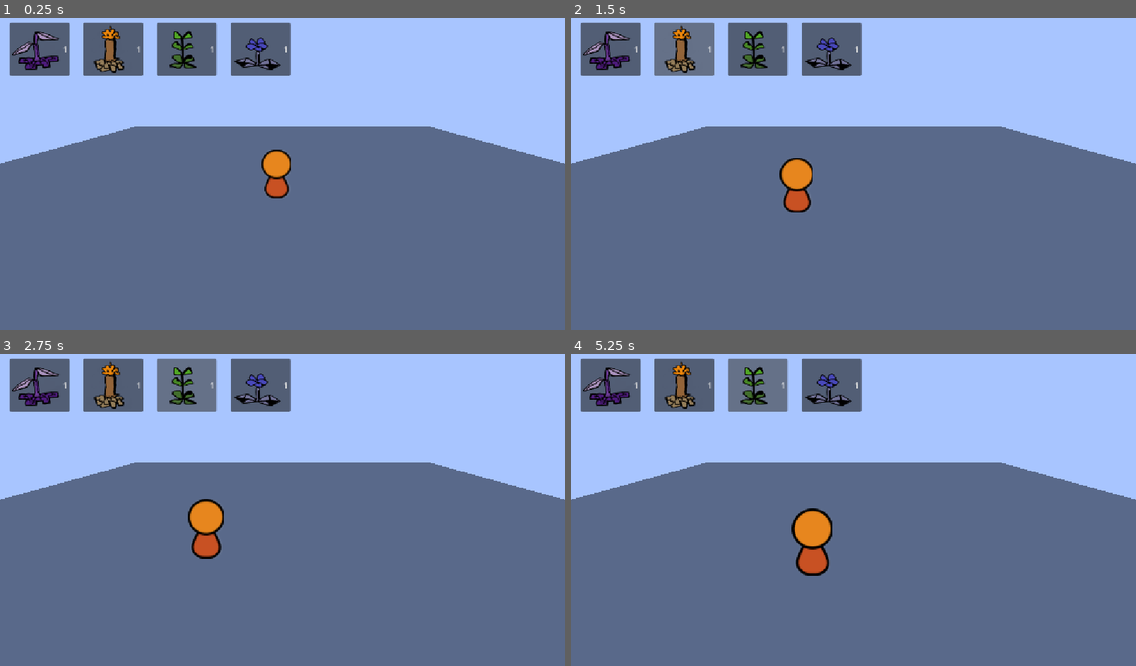
Above: before the commit, frames 1-4 (two rows, left to right).
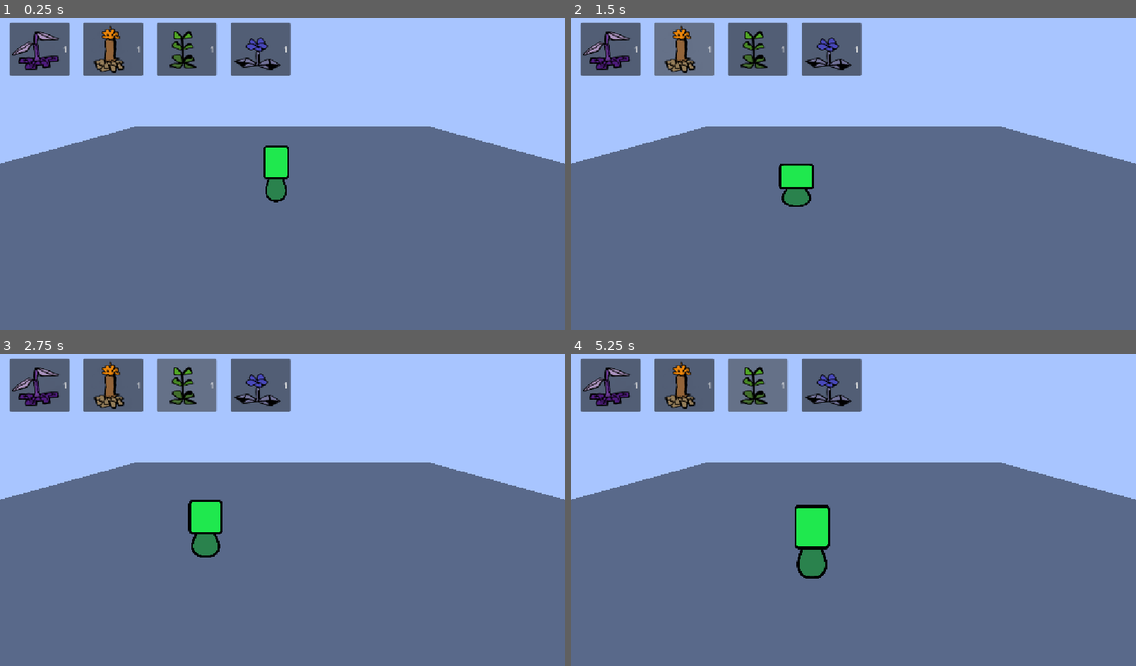
Above: after the commit, the same moments.

Repository: cjj1516/GrowTogether
Game: Godot game, scene res://world/world.tscn
The game is run twice, just before and just after one commit, with the same random seed, the same clock (stepped at 60 frames per second) and the same inputs.
Inputs:
- Up to frame 1 (0.25 s): no input
- Up to frame 2 (1.5 s): click "1" at 0.5 s; click "1" at 1.25 s
- Up to frame 3 (2.75 s): click "1" at 2 s
- Up to frame 4 (5.25 s): click "1" at 2.75 s; click "1" at 3.5 s; click "1" at 4.25 s; click "1" at 5 s

The runs differ from the first frame. In frame 1, 0.8% of the frame differs, in the area x 46-52%, y 40-60%; in frame 2, 0.9%; in frame 3, 1.0%; in frame 4, 1.4%, in the area x 39-47%, y 48-73%.

Commit message:
Initial Squash and Stretch(Will be changing to bones next time)

Diff:
--- a/npcs/NPC.tscn
+++ b/npcs/NPC.tscn
@@ -18,6 +18,8 @@
 texture_green = ExtResource("4_3tsbl")
 texture_blue = ExtResource("5_qposl")
 edge_padding = 70.0
+stretch_amount = 0.2
+bounce_frequency = 12.0
 wander_bounds = Rect2(-5, -5, 10, 10)
 
 [node name="CollisionShape3D" type="CollisionShape3D" parent="." unique_id=1773385299]
--- a/npcs/npc.gd
+++ b/npcs/npc.gd
@@ -16,6 +16,14 @@
 @export var edge_padding: float = 1.0
 #this stops the little character from going to the direct edge^
 
+@export_category("Squash and Stretch")
+@export var stretch_amount: float = 0.25
+@export var bounce_frequency: float = 16.0
+
+var walk_anim_time: float = 0.0
+var base_sprite_scale: Vector3 = Vector3.ONE
+
+
 @export_category("Bounds")
 @export var wander_bounds: Rect2 = Rect2(-10,-10, 20, 20)
 
@@ -31,7 +39,7 @@
 # Called when the node enters the scene tree for the first time.
 func _ready() -> void:
 	set_color()
-
+	base_sprite_scale = sprite_3d.scale
 	pick_target()
 	pass
 
@@ -50,6 +58,7 @@
 			pass
 
 	move_and_slide()
+	squash_and_stretch(delta)
 
 func set_color() -> void:
 	#I <3 match statements
@@ -148,3 +157,17 @@
 	var seeds_to_give = randi_range(0, 2)
 	world_node.add_plant_to_inventory(file_name, seeds_to_give)
 	world_node.attempt_to_select_what_to_plant(file_name)
+
+func squash_and_stretch(delta:float) -> void:
+	if velocity.length_squared() > 0.1 and current_state != State.IDLE:
+		walk_anim_time += delta * bounce_frequency
+
+		#sine wave for stretching
+		var stretch = sin(walk_anim_time) * stretch_amount
+
+		sprite_3d.scale.y = base_sprite_scale.y * (1.0 + stretch)
+		sprite_3d.scale.x = base_sprite_scale.x * (1.0 - stretch * 0.5)
+		sprite_3d.scale.z = base_sprite_scale.x * (1.0 - stretch * 0.5)
+	else:
+		walk_anim_time = 0.0
+		sprite_3d.scale = sprite_3d.scale.lerp(base_sprite_scale, delta * 12.0)
--- a/world/world.tscn
+++ b/world/world.tscn
@@ -20,6 +20,7 @@
 
 [node name="NPC" parent="." unique_id=1856237465 instance=ExtResource("2_tcf2h")]
 transform = Transform3D(1, 0, 0, 0, 1, 0, 0, 0, 1, 0, 0.22344637, 0)
+npc_color = 2
 move_speed = 1.0
 edge_padding = 10.0
 
